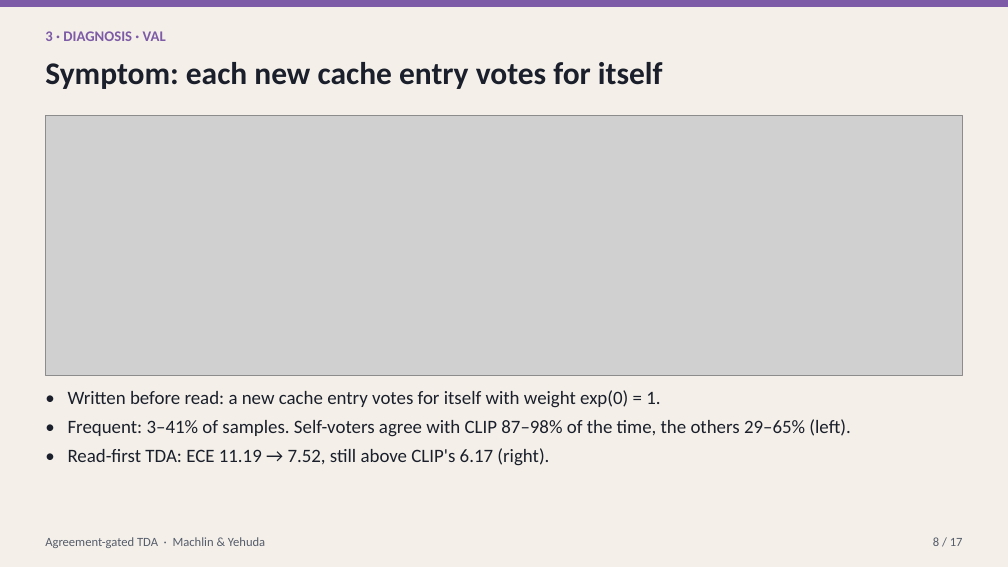
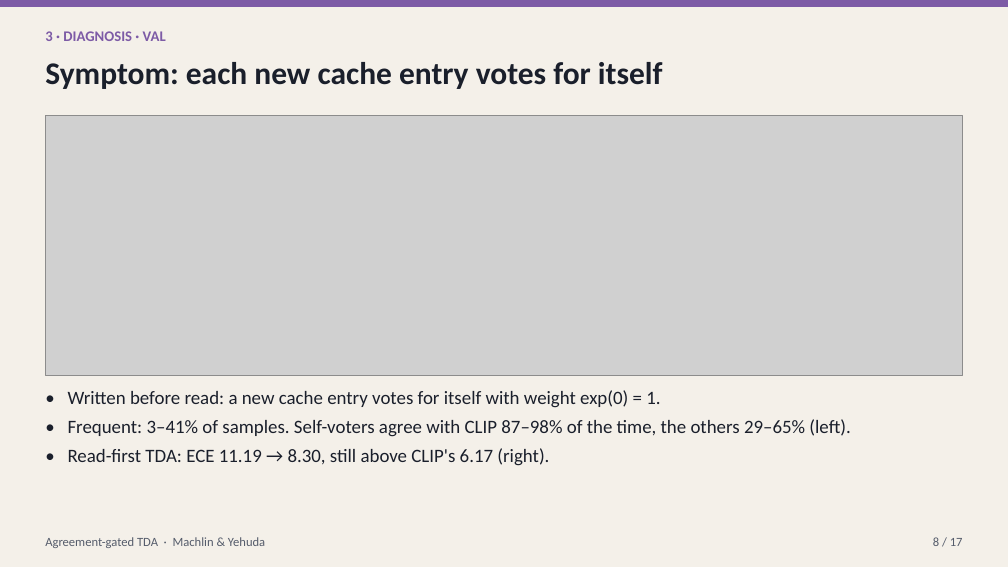
Before and after one commit to macwave12/deep_project_calibration_aware_tta, a slide deck: slide 8 of presentation/calibration_aware_tta.pptx. Drawn at 1008x567 pixels with LibreOffice and Linux fonts; fonts in the diff are those of the drawing; grey boxes stand for pictures. Boxes give left, top, right and bottom in pixels: in the first picture for what was removed or moved away, otherwise in the second. Text is boxed around its words. In the diff, an @@ line names an element or a change of style, - is before the commit and + after.

```diff
--- a/presentation/calibration_aware_tta.pptx
+++ b/presentation/calibration_aware_tta.pptx
@@ text at (68, 448, 549, 466): text changed @@
-• Read-first TDA: ECE 11.19 → 7.52, still above CLIP's 6.17 (right).
+• Read-first TDA: ECE 11.19 → 8.30, still above CLIP's 6.17 (right).
```
Also in this commit, not shown: 13 other slides changed, 21 other files.
